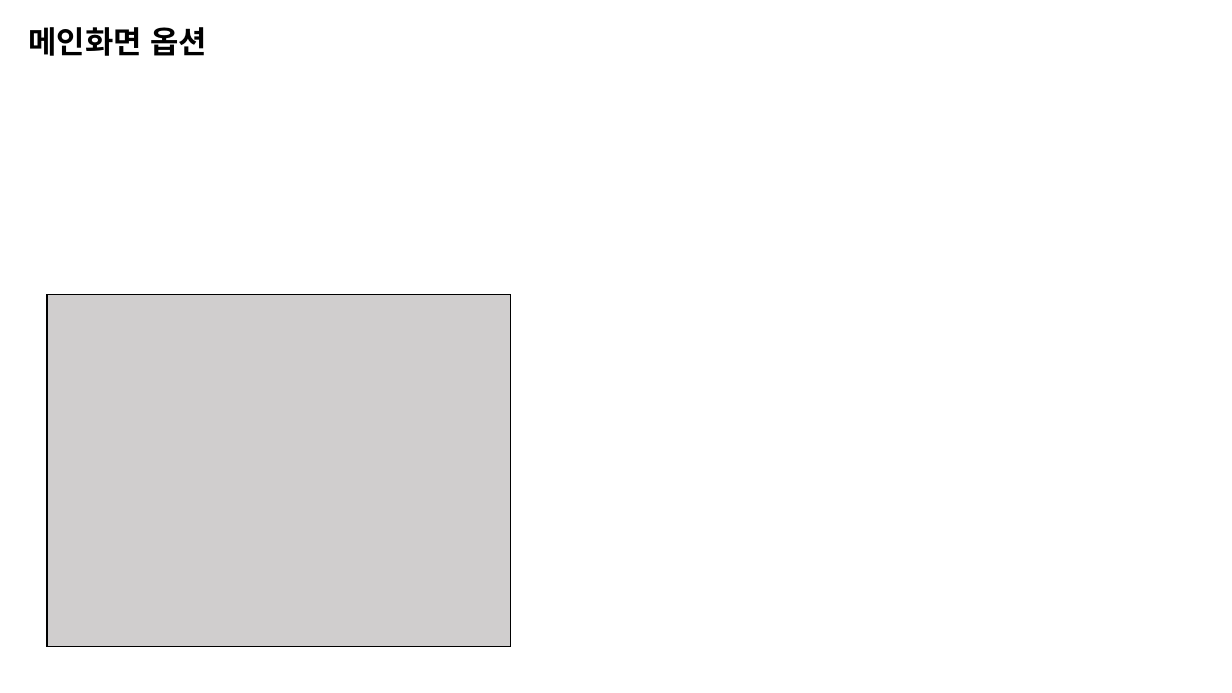
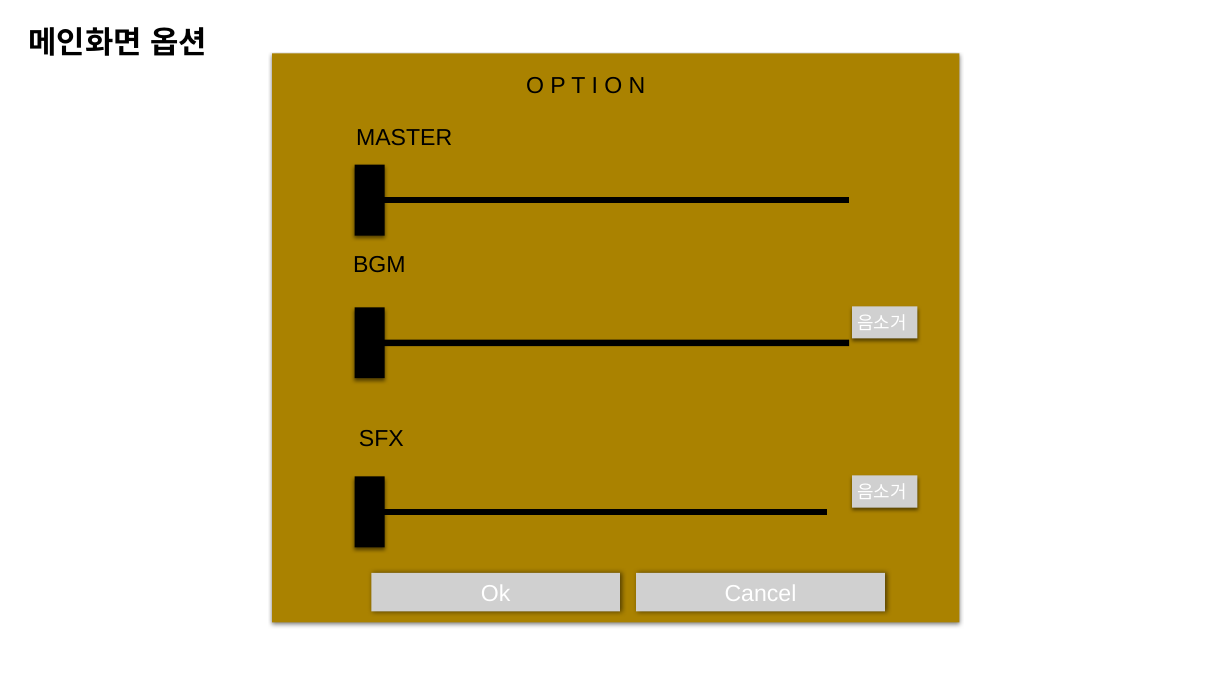
Before and after one commit to penspanic/ITWGamejam, a slide deck: slide 5 of Plan/Rocketman_씬&스킬구성.pptx (slide 3 before the commit). Drawn at 1232x693 pixels with LibreOffice and Linux fonts; fonts in the diff are those of the drawing; grey boxes stand for pictures. Boxes give left, top, right and bottom in pixels: in the first picture for what was removed or moved away, otherwise in the second. Text is boxed around its words. In the diff, an @@ line names an element or a change of style, - is before the commit and + after.

```diff
--- a/Plan/Rocketman_씬&스킬구성.pptx
+++ b/Plan/Rocketman_씬&스킬구성.pptx
@@ rectangle removed at [47, 294, 511, 647] @@
@@ group added at [272, 54, 959, 623]: 4 rectangles, 4 texts, 4 pictures, 3 lines @@
+O P T I O N
+BGM
+SFX
+Ok
+음소거
+음소거
+MASTER
+Cancel
```
Also in this commit, not shown: 9 other slides changed, 2 slides added, 1 other file.
